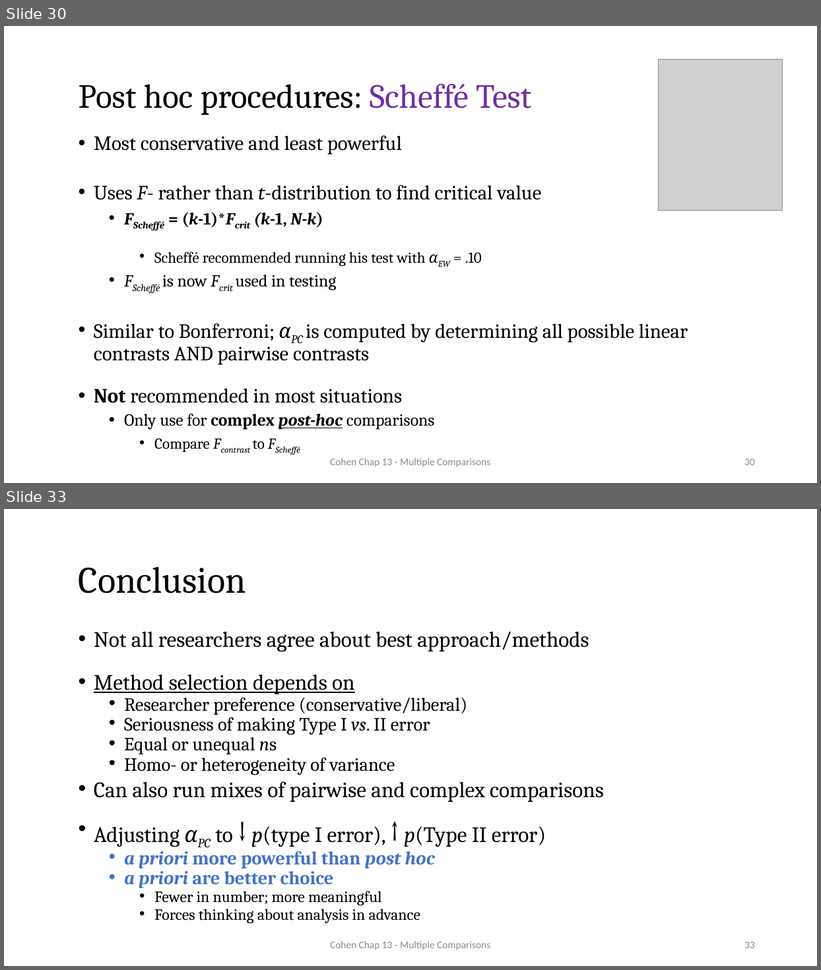
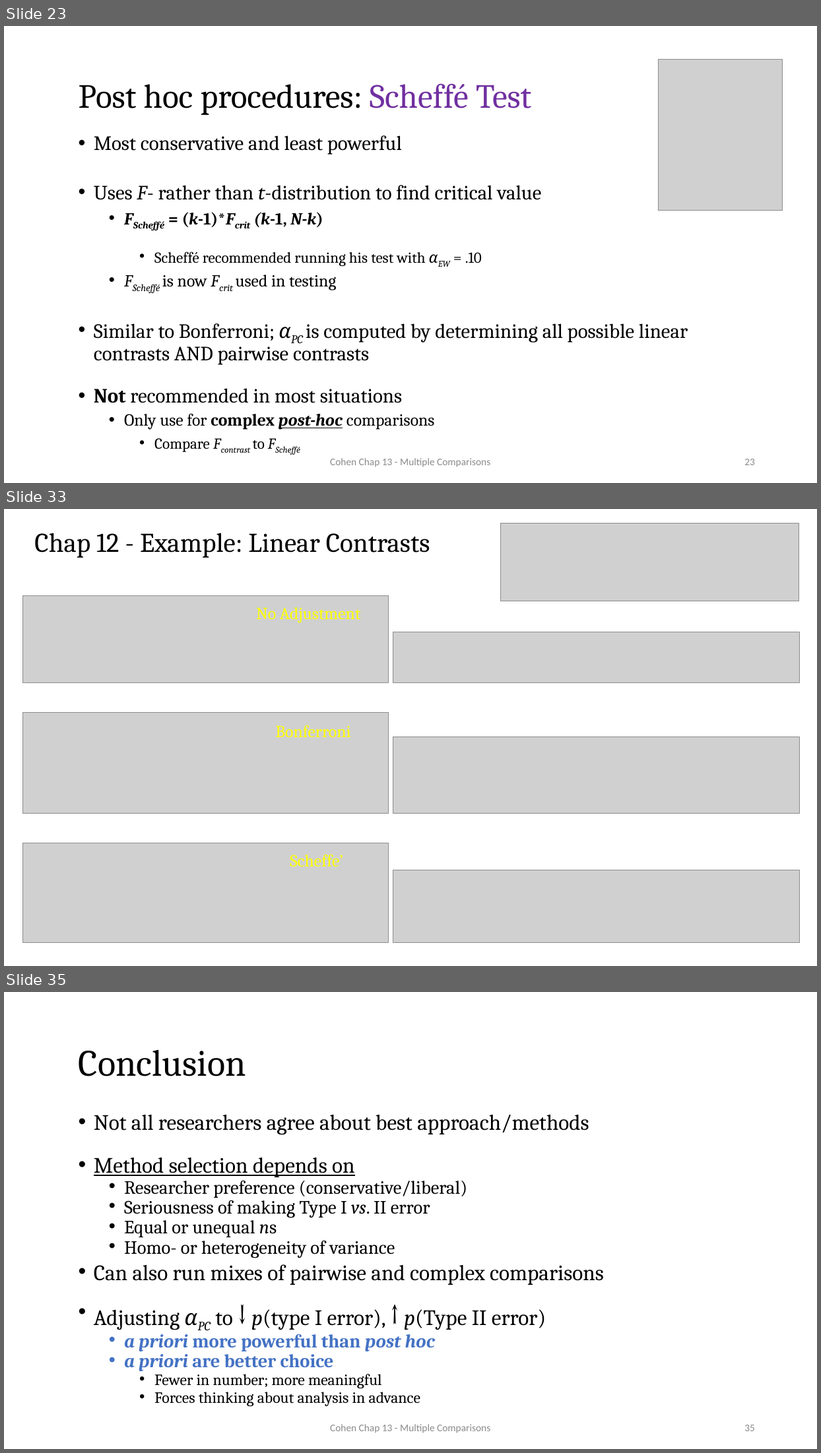
Before and after one commit to CEHS-research/PSY-6600_public, a slide deck: slides/Ch13_multcomp.pptx. Shown one above the other, each under a label of ours: slides 30 and 33 before the commit, slides 23, 33 and 35 after it; the slides between them are not shown. The pictures are 821x970 and 821x1453 pixels, drawn with LibreOffice and Linux fonts; fonts in the diff are those of the drawing; grey boxes stand for pictures. Boxes give left, top, right and bottom in pixels: in the first picture for what was removed or moved away, otherwise in the second. Text is boxed around its words. In the diff, an @@ line names an element or a change of style, - is before the commit and + after.

Commit message:
revamp chap 13 slides

```diff
--- a/slides/Ch13_multcomp.pptx
+++ b/slides/Ch13_multcomp.pptx
@@ slide 33 added at (4,509,817,966), background #FFFFFF @@
@@ picture added at (501,523,799,601) @@
@@ title added at (34,533,430,558), 32 pt, text #000000 @@
+Chap 12 - Example: Linear Contrasts
@@ picture added at (23,595,389,683) @@
@@ text added at (256,607,361,623), 20 pt, text #FFFF00 @@
+No Adjustment
@@ picture added at (393,632,800,683) @@
@@ picture added at (23,713,389,814) @@
@@ text added at (275,725,350,737), 20 pt, text #FFFF00 @@
+Bonferroni
@@ picture added at (393,737,800,813) @@
@@ picture added at (23,843,389,943) @@
@@ text added at (290,855,343,867), 20 pt, text #FFFF00 @@
+Scheffe’
@@ picture added at (393,870,800,943) @@
@@ what was slide 30 is now slide 23 @@
@@ page number at (745,459,755,466): text changed @@
-30
+23
@@ what was slide 33 is now slide 35 @@
@@ page number at (745,1425,755,1432): text changed @@
-33
+35
```
Also in this commit, not shown: 7 slides changed, 4 other slides added, 1 slide removed.
